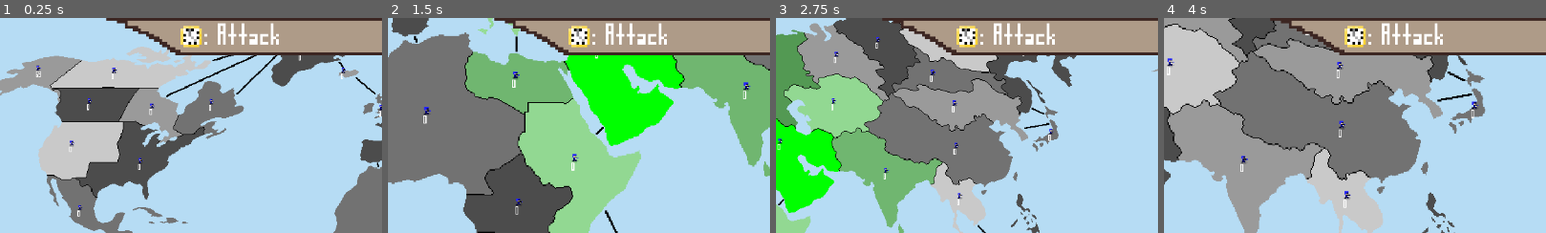
Above: before the commit, frames 1-4 (left to right).
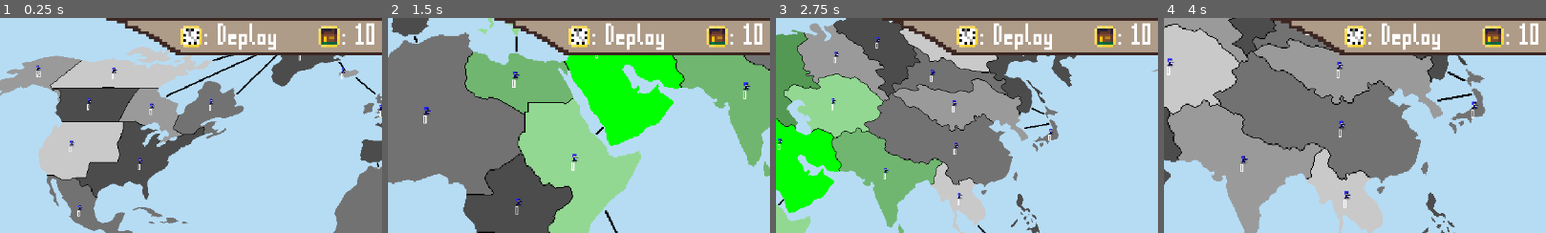
Above: after the commit, the same moments.

Repository: johann-0/Risiko
Game: Godot game, scene res://Scenes/game.tscn
Same seed, same stepped clock (60 frames per second), same inputs: the game is played once before the commit and once after it. This scene is started directly instead of the project's main scene.
Inputs (mouse positions are % of the whole screen's width and height, from its top left):
- Up to frame 1 (0.25 s): no input
- Up to frame 2 (1.5 s): tap Enter at 0.5 s; move the mouse to (72, 45) at 0.52 s; hold D (pan_right) 0.53-1.28 s; click (72, 45) at 0.6 s; move the mouse to (30, 55) at 1.27 s; hold S (pan_down) from 1.28 s (still down); tap Mouse wheel up (zoom_in) at 1.35 s
- Up to frame 3 (2.75 s): tap Space at 2 s; move the mouse to (60, 28) at 2.02 s; release S (pan_down) at 2.03 s; hold D (pan_right) from 2.03 s (still down); tap Mouse wheel down (zoom_out) at 2.1 s
- Up to frame 4 (4 s): move the mouse to (45, 70) at 2.77 s; release D (pan_right) at 2.78 s; hold W (pan_up) 2.78-3.53 s; click (45, 70) at 2.85 s; tap Enter at 3.5 s; move the mouse to (80, 65) at 3.52 s; hold A (pan_left) from 3.53 s (still down); tap Mouse wheel up (zoom_in) at 3.6 s
The pictures show only the part of the screen within x 3-53%, y 0-50%; the shares and areas given below are measured in that part.

The runs differ from the first frame. In frame 1, 1.6% of the frame differs, in the area x 57-98%, y 2-16%; in frame 2, 1.6%; in frame 3, 1.6%; in frame 4, 1.6%.

Commit message:
working on the game start/first phase

Diff:
--- a/Risiko Game/Scenes/ui.tscn
+++ b/Risiko Game/Scenes/ui.tscn
@@ -6,8 +6,9 @@
 [ext_resource type="Texture2D" uid="uid://baa3pox2i0av3" path="res://Assets/ui/soldier_icon.png" id="5_mi587"]
 [ext_resource type="Texture2D" uid="uid://bt6d1qg77dhin" path="res://Assets/ui/top_tab.png" id="5_p3up7"]
 [ext_resource type="Texture2D" uid="uid://cvygsk8hd8rdn" path="res://Assets/ui/turn_icon.png" id="6_ocdlk"]
+[ext_resource type="Texture2D" uid="uid://bkg7g7dr52yaf" path="res://Assets/ui/avail_troops.png" id="7_y08sn"]
 
-[node name="Control" type="CanvasLayer"]
+[node name="UI" type="CanvasLayer"]
 script = ExtResource("1_kh6vk")
 
 [node name="Screen" type="Control" parent="."]
@@ -64,15 +65,28 @@
 layout_mode = 1
 offset_left = 76.0
 offset_top = 2.0
-offset_right = 76.0
-offset_bottom = 2.0
+offset_right = -170.0
 
 [node name="Icon" parent="Screen/UpperBanner/TurnStat" index="0"]
 texture = ExtResource("6_ocdlk")
 
 [node name="Value" parent="Screen/UpperBanner/TurnStat" index="1"]
-text = ": Attack"
+text = ": Deploy"
+
+[node name="AvailTroops" parent="Screen/UpperBanner" instance=ExtResource("3_36gpu")]
+layout_mode = 1
+offset_left = 128.0
+offset_top = 1.75
+offset_right = 128.0
+offset_bottom = 1.75
+
+[node name="Icon" parent="Screen/UpperBanner/AvailTroops" index="0"]
+texture = ExtResource("7_y08sn")
+
+[node name="Value" parent="Screen/UpperBanner/AvailTroops" index="1"]
+text = ": 10"
 
 [editable path="Screen/LowerBanner/NameStat"]
 [editable path="Screen/LowerBanner/SoldiersStat"]
 [editable path="Screen/UpperBanner/TurnStat"]
+[editable path="Screen/UpperBanner/AvailTroops"]
--- a/Risiko Game/Scripts/game_data.gd
+++ b/Risiko Game/Scripts/game_data.gd
@@ -36,10 +36,12 @@
 	var _id: int
 	var _name: String
 	var _color: Color
-	func _init(id: int, name: String, color: Color = Color.AZURE):
+	var _soldiers: int
+	func _init(id: int, name: String, color: Color = Color.AZURE, soldiers: int = 0):
 		_id = id
 		_name = name
 		_color = color
+		_soldiers = soldiers
 	static func DEFAULT_PLAYER():
 		return Player.new(0, "DEFAULT PLAYER" + str(randi()%64))
 	func equals(otherPlayer: Player):
@@ -50,7 +52,8 @@
 		return {
 			"id": _id,
 			"name": _name,
-			"color": _color.to_html()
+			"color": _color.to_html(),
+			"soldiers": _soldiers
 			}
 
 class Province:
--- a/Risiko Game/Scripts/lobby.gd
+++ b/Risiko Game/Scripts/lobby.gd
@@ -129,8 +129,12 @@
 		"start_game":
 			GameData.client = _client
 			GameData.turnPlayerIndex = json_obj["turn"]
+			var index: int = 0
+			for player in GameData.players:
+				player._soldiers = json_obj["soldiers"][index]
+				++index
+			print("Starting game: %s", GameData.players_to_string())
 			get_tree().change_scene_to_file("res://Scenes/game.tscn")
-			pass
 		_:
 			print("Received unknown(%s)" % [json_obj["message_type"]])
 
Binary file added: Risiko Game/Assets/ui/avail_troops.aseprite
Binary file added: Risiko Game/Assets/ui/avail_troops.png
Not shown, added: Risiko Game/Assets/ui/avail_troops.png.import
Not shown: 1 places in Risiko Game/Scenes/ui.tscn that only renumber resources
Not shown, changed: Risiko Server/index.js
